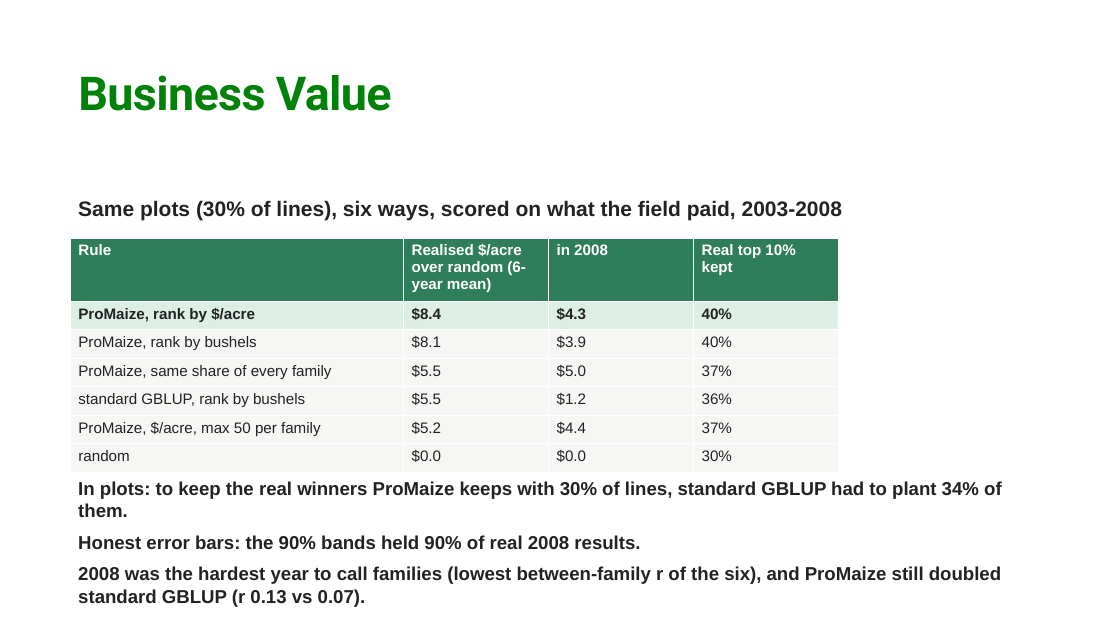
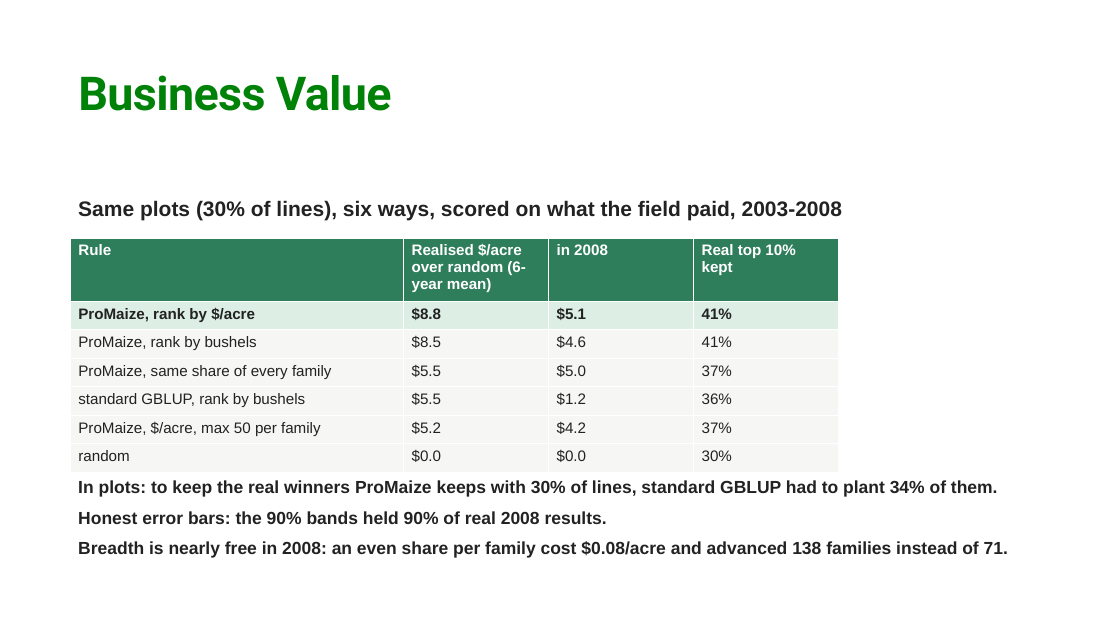
Before and after one commit to Ouroboros505/sydag-2026, a slide deck: slide 8 of docs/ProMaize_deck.pptx. Drawn at 1120x630 pixels with LibreOffice and Linux fonts; fonts in the diff are those of the drawing; background and template pictures are left out. Boxes give left, top, right and bottom in pixels: in the first picture for what was removed or moved away, otherwise in the second. Text is boxed around its words. In the diff, an @@ line names an element or a change of style, - is before the commit and + after.

Commit message:
Family mean from the family's own genotype; breadth recommendation from the backtest
A quarter of families are backcrosses, so the family's mean genotype (what
the parents passed on) replaces the 50/50 midparent: r 0.256 -> 0.271 on
2005-2007. ProMaize now beats standard GBLUP in all six forward seasons. The
backtest shows a hard family cap is the costly way to buy breadth; in 2008
an even share per family costs almost nothing, and the docs now say that.

```diff
--- a/docs/ProMaize_deck.pptx
+++ b/docs/ProMaize_deck.pptx
@@ table at [70,238,839,466] @@
-row 2: ProMaize, rank by $/acre | $8.4 | $4.3 | 40%
+row 2: ProMaize, rank by $/acre | $8.8 | $5.1 | 41%
-row 3: ProMaize, rank by bushels | $8.1 | $3.9 | 40%
+row 3: ProMaize, rank by bushels | $8.5 | $4.6 | 41%
-row 6, column 3: $4.4
+row 6, column 3: $4.2
@@ text at [78,480,998,524]: size 16 to 15 pt in "In plots: to keep the real winners ...", "Honest error bars: the 90% bands held ..." @@
@@ text at [78,541,1008,558]: text changed; size 16 to 15 pt @@
-2008 was the hardest year to call families (lowest between-family r of the six), and ProMaize still doubled standard GBLUP (r 0.13 vs 0.07).
+Breadth is nearly free in 2008: an even share per family cost $0.08/acre and advanced 138 families instead of 71.
```
Also in this commit, not shown: 1 other slide changed, 6 other files.
